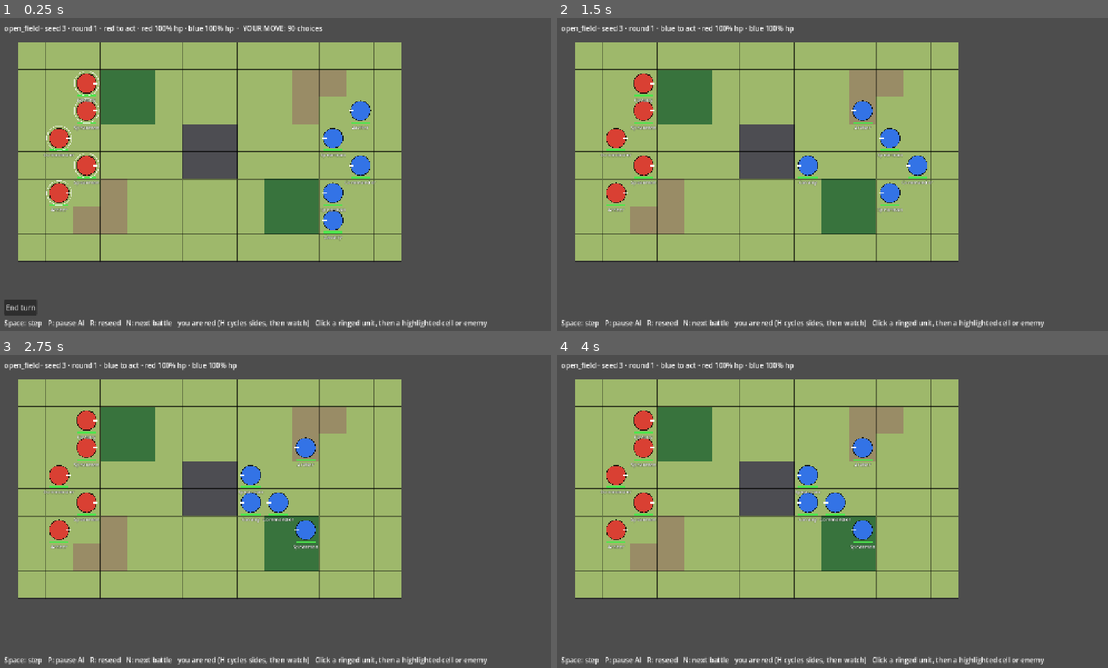
Above: before the commit, frames 1-4 (two rows, left to right).
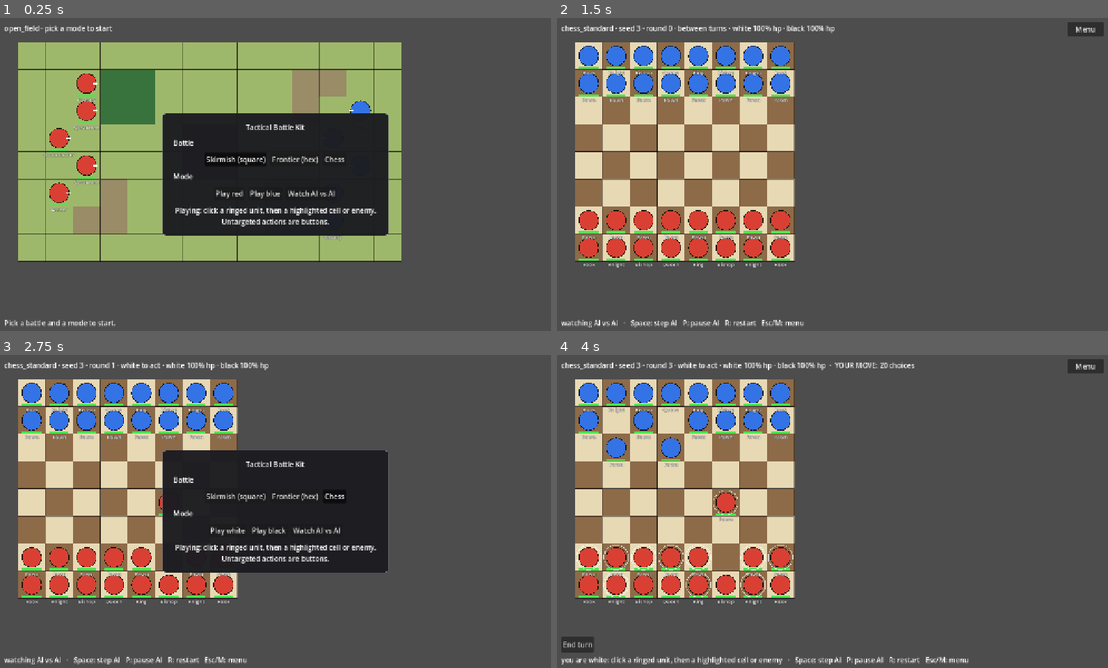
Above: after the commit, the same moments.

Repository: upta/tactical-battle-kit
Game: Godot game, scene res://app/root.tscn
Two runs of this game, one before a commit and one after it. Both use one fixed random seed, a clock stepped at 60 frames per second and the inputs below.
Inputs (mouse positions are in pixels of both pictures, inside the frame that each line leads up to):
- Up to frame 1 (0.25 s): no input
- Up to frame 2 (1.5 s): click "End turn" (after the commit: "Chess") at 0.5 s; click (871, 193) at 1.25 s, where only the run after the commit has a clickable "Watch AI vs AI"
- Up to frame 3 (2.75 s): click (528, 367) at 2 s, where only the run after the commit has a clickable "Menu"
- Up to frame 4 (4 s): click (782, 530) at 2.75 s, where only the run after the commit has a clickable "Play white"; click (579, 642) at 3.5 s, where only the run after the commit has a clickable "End turn"

The runs differ from the first frame. In frame 1, 18% of the frame differs, in the area x 0-89%, y 2-99%; in frame 2, 51%; in frame 3, 50%; in frame 4, 51%, in the area x 0-100%, y 1-99%.

Commit message:
feat(viewer): start menu picks the battle and the mode (play a faction or watch AI vs AI)
Replaces the H-cycling with a modal: battle picker, then Play <faction> or
Watch AI vs AI. Escape or M returns to it, R restarts the same setup,
P pauses the AI. --battle plus --human/--watch still skip the menu for
headless and scripted launches.

Co-Authored-By: Claude Fable 5.1 <noreply@anthropic.com>

Diff:
--- a/src/app/battle_viewer.gd
+++ b/src/app/battle_viewer.gd
@@ -1,26 +1,26 @@
 extends Node2D
 
-# The dev shell's battle viewer: loads an example battle, plays its declared
-# AIs against each other on a timer, or hands one faction to a person, and
-# prints the boot marker the run-game skill greps for. Any battle JSON works:
-# pass `-- --battle res://path.json`, or cycle the bundled examples with N.
-# The first faction is yours by default; H cycles first, second, then watch
-# (AI vs AI); `-- --human <faction>` or `-- --watch` sets it at launch.
+# The dev shell's battle viewer. Opens on a start menu: pick a battle, then
+# play a faction against its AI or watch AI vs AI. Prints the boot marker
+# the run-game skill greps for as soon as a battle is loaded.
 #
-# Space steps one decision, P pauses the AI, R restarts with a new seed.
 # Playing: click one of your ringed units, then a highlighted cell or enemy;
 # actions with no target (wait, entrench, self heals) are buttons in the bar.
 # Click mapping is generic over action params (target_cell, target_unit_id,
 # anchor), so every ruleset is playable with no per-game code here.
-
-const BATTLES: Array[String] = [
-	"res://examples/skirmish/battles/open_field.json",
-	"res://examples/frontier/battles/river_crossing.json",
-	"res://examples/chess/battles/standard.json",
+#
+# Launch flags skip the menu: `-- --battle res://path.json` picks the
+# battle, `-- --human <faction>` or `-- --watch` picks the mode.
+# Keys: Space steps one AI decision, P pauses the AI, R restarts the same
+# setup with a new seed, Escape or M returns to the menu.
+
+const BATTLES: Array[Dictionary] = [
+	{"label": "Skirmish (square)", "path": "res://examples/skirmish/battles/open_field.json"},
+	{"label": "Frontier (hex)", "path": "res://examples/frontier/battles/river_crossing.json"},
+	{"label": "Chess", "path": "res://examples/chess/battles/standard.json"},
 ]
 const BOOT_MARKER := "[Kit] Battle ready: "
 
-@export var autoplay: bool = true
 @export var step_interval: float = 0.5
 
 @onready var _view: BattleView = %BattleView
@@ -29,29 +29,39 @@
 @onready var _hint: Label = %Hint
 @onready var _timer: Timer = %StepTimer
 @onready var _action_bar: HBoxContainer = %ActionBar
-
-var _battle_index: int = 0
+@onready var _menu: PanelContainer = %StartMenu
+@onready var _battle_buttons: HBoxContainer = %BattleButtons
+@onready var _mode_buttons: HBoxContainer = %ModeButtons
+@onready var _menu_button: Button = %MenuButton
+
 var _battle_path: String = ""
+var _human_faction: String = ""
 var _seed: int = 1
 var _stepping: bool = false
-var _human_faction: String = ""
-var _watch_from_args: bool = false
-var _default_applied: bool = false
 var _human: HumanController = null
+var _paused: bool = false
 var _cell_choices: Array[BattleAction] = []
 
 
 func _ready() -> void:
 	_seed = int(Time.get_unix_time_from_system()) % 100000
-	_battle_path = _arg_after("--battle", BATTLES[0])
-	_human_faction = _arg_after("--human", "")
-	_watch_from_args = OS.get_cmdline_user_args().has("--watch") or _human_faction == "none"
 	_timer.wait_time = step_interval
 	_timer.timeout.connect(_on_step_timer)
 	_runner.state_changed.connect(_on_state_changed)
 	_runner.action_applied.connect(_on_action_applied)
 	_runner.battle_ended.connect(_on_battle_ended)
-	_restart()
+	_menu_button.pressed.connect(_open_menu)
+	_build_battle_buttons()
+
+	_battle_path = _arg_after("--battle", BATTLES[0]["path"])
+	_load_battle(_battle_path)
+	var args := OS.get_cmdline_user_args()
+	if args.has("--watch"):
+		_start("")
+	elif args.has("--human"):
+		_start(_arg_after("--human", ""))
+	else:
+		_open_menu()
 
 
 func _arg_after(flag: String, default: String) -> String:
@@ -62,41 +72,105 @@
 	return default
 
 
-func _restart() -> void:
-	_timer.stop()
-	_clear_action_bar()
-	# A step suspended on the previous game's human decision must unwind
-	# before the battle is replaced, or _stepping stays true forever.
-	_runner.abort()
-	if _human != null and _human.is_waiting():
-		_human.submit(null)
-	_stepping = false
-	var state := BattleLoader.load_file(_battle_path)
+# --- Menu ---
+
+
+func _build_battle_buttons() -> void:
+	for entry: Dictionary in BATTLES:
+		var button := Button.new()
+		button.text = str(entry["label"])
+		button.toggle_mode = true
+		button.pressed.connect(func() -> void: _pick_battle(str(entry["path"])))
+		_battle_buttons.add_child(button)
+
+
+func _open_menu() -> void:
+	_stop_game()
+	_menu.visible = true
+	_menu_button.visible = false
+	_refresh_menu()
+
+
+func _pick_battle(path: String) -> void:
+	_battle_path = path
+	_load_battle(path)
+	_refresh_menu()
+
+
+func _refresh_menu() -> void:
+	for i: int in _battle_buttons.get_child_count():
+		var button: Button = _battle_buttons.get_child(i)
+		button.button_pressed = str(BATTLES[i]["path"]) == _battle_path
+	for child: Node in _mode_buttons.get_children():
+		child.queue_free()
+	if _runner.state == null:
+		return
+	for faction: String in _runner.state.factions:
+		var play := Button.new()
+		play.text = "Play %s" % faction
+		play.pressed.connect(func() -> void: _start(faction))
+		_mode_buttons.add_child(play)
+	var watch := Button.new()
+	watch.text = "Watch AI vs AI"
+	watch.pressed.connect(func() -> void: _start(""))
+	_mode_buttons.add_child(watch)
+
+
+# --- Game lifecycle ---
+
+
+## Load and show a battle without starting it.
+func _load_battle(path: String) -> void:
+	_stop_game()
+	var state := BattleLoader.load_file(path)
 	if state == null:
-		_status.text = "Battle failed to load: %s (see the log)" % _battle_path
+		_status.text = "Battle failed to load: %s (see the log)" % path
 		return
 	_runner.setup(state, {}, _seed)
-	if not _default_applied:
-		_default_applied = true
-		if _human_faction.is_empty() and not _watch_from_args and not state.factions.is_empty():
-			_human_faction = state.factions[0]
-	_human = null
-	if not _human_faction.is_empty() and state.factions.has(_human_faction):
-		_human = HumanController.new()
-		_human.decision_requested.connect(_on_decision_requested)
-		_runner.set_controller(_human_faction, _human)
 	_view.state = state
 	_view.clear_choices()
 	_view.cell_size = _fit_cell_size(state)
 	_view.position = Vector2(48, 56)
+	_status.text = "%s · pick a mode to start" % state.battle_id
+	print(BOOT_MARKER + state.battle_id)
+
+
+## Unwind a step suspended on a human decision and stop the AI timer, so the
+## battle can be replaced or restarted safely.
+func _stop_game() -> void:
+	_timer.stop()
+	_clear_action_bar()
+	_runner.abort()
+	if _human != null and _human.is_waiting():
+		_human.submit(null)
+	_human = null
+	_stepping = false
+
+
+## Start the loaded battle: [param human_faction] on the mouse, "" to watch.
+func _start(human_faction: String) -> void:
+	if _runner.state == null:
+		return
+	_human_faction = human_faction if _runner.state.factions.has(human_faction) else ""
+	_menu.visible = false
+	_menu_button.visible = true
+	_paused = false
+	_stop_game()
+	if not _human_faction.is_empty():
+		_human = HumanController.new()
+		_human.decision_requested.connect(_on_decision_requested)
+		_runner.set_controller(_human_faction, _human)
 	_hint.text = _controls_text()
-	# With a person playing, the AI side always runs on the timer and the
-	# first decision is requested immediately; P only pauses AI-vs-AI games.
-	if autoplay or _human != null:
-		_timer.start()
+	_timer.start()
+	_on_state_changed(_runner.state)
 	if _human != null:
 		_step()
-	print(BOOT_MARKER + state.battle_id)
+
+
+func _restart_same() -> void:
+	_seed += 1
+	_load_battle(_battle_path)
+	_start(_human_faction)
 
 
 func _fit_cell_size(state: BattleState) -> int:
@@ -106,41 +180,29 @@
 
 
 func _controls_text() -> String:
-	var you := "watching AI vs AI (H to play)" if _human == null else "you are %s (H cycles sides, then watch)" % _human_faction
-	return "Space: step   P: pause AI   R: reseed   N: next battle   %s   Click a ringed unit, then a highlighted cell or enemy" % you
+	var mode := "watching AI vs AI" if _human == null else "you are %s: click a ringed unit, then a highlighted cell or enemy" % _human_faction
+	return "%s   ·   Space: step AI   P: pause AI   R: restart   Esc/M: menu" % mode
 
 
 func _unhandled_input(event: InputEvent) -> void:
+	if _menu.visible:
+		return
 	if event is InputEventMouseButton and event.pressed and event.button_index == MOUSE_BUTTON_LEFT:
 		_handle_click(_view.cell_at_position(_view.get_local_mouse_position()))
 		return
 	if event.is_action_pressed("sim_step"):
 		_step()
 	elif event.is_action_pressed("sim_play"):
-		autoplay = not autoplay
-		if (autoplay or _human != null) and _runner.is_running():
+		_paused = not _paused
+		if _paused:
+			_timer.stop()
+		elif _runner.is_running():
 			_timer.start()
-		else:
-			_timer.stop()
+		_hint.text = _controls_text() + ("   (AI paused)" if _paused else "")
 	elif event.is_action_pressed("sim_restart"):
-		_seed += 1
-		_restart()
-	elif event.is_action_pressed("sim_next_battle"):
-		_battle_index = (_battle_index + 1) % BATTLES.size()
-		_battle_path = BATTLES[_battle_index]
-		_default_applied = false
-		_human_faction = ""
-		_restart()
-	elif event.is_action_pressed("sim_toggle_human"):
-		_cycle_human()
-		_restart()
-
-
-func _cycle_human() -> void:
-	var factions := _runner.state.factions if _runner.state != null else []
-	var index := factions.find(_human_faction)
-	index += 1
-	_human_faction = factions[index] if index < factions.size() else ""
+		_restart_same()
+	elif event.is_action_pressed("sim_menu") or event.is_action_pressed("ui_cancel"):
+		_open_menu()
 
 
 # --- Stepping ---
@@ -164,6 +226,8 @@
 
 func _on_state_changed(state: BattleState) -> void:
 	_view.refresh()
+	if _menu.visible:
+		return
 	var turn := state.current_turn
 	var turn_text := "%s to act" % turn.faction if turn != null else "between turns"
 	var shares: Array[String] = []
@@ -179,7 +243,8 @@
 	_clear_action_bar()
 	_view.clear_choices()
 	var verdict := "draw" if outcome.is_draw() else "%s wins" % outcome.winner
-	_status.text += "  ·  %s (%s). R restarts, N next battle." % [verdict, outcome.reason]
+	_status.text += "  ·  %s (%s)" % [verdict, outcome.reason]
+	_hint.text = "Battle over.   R: play again   Esc/M: menu"
 
 
 # --- Human play ---
--- a/src/app/battle_viewer.tscn
+++ b/src/app/battle_viewer.tscn
@@ -1,8 +1,20 @@
-[gd_scene load_steps=4 format=3]
+[gd_scene load_steps=5 format=3]
 
 [ext_resource type="Script" path="res://app/battle_viewer.gd" id="1"]
 [ext_resource type="PackedScene" path="res://addons/tactical_battle_kit/view/battle_view.tscn" id="2"]
 [ext_resource type="Script" path="res://addons/tactical_battle_kit/view/battle_runner.gd" id="3"]
+
+[sub_resource type="StyleBoxFlat" id="menu_panel"]
+bg_color = Color(0.11, 0.11, 0.13, 0.97)
+border_width_left = 1
+border_width_top = 1
+border_width_right = 1
+border_width_bottom = 1
+border_color = Color(0.45, 0.45, 0.5, 1)
+corner_radius_top_left = 8
+corner_radius_top_right = 8
+corner_radius_bottom_right = 8
+corner_radius_bottom_left = 8
 
 [node name="BattleViewer" type="Node2D"]
 script = ExtResource("1")
@@ -24,9 +36,18 @@
 unique_name_in_owner = true
 offset_left = 16.0
 offset_top = 12.0
-offset_right = 1264.0
+offset_right = 1160.0
 offset_bottom = 40.0
 text = "Loading..."
+
+[node name="MenuButton" type="Button" parent="UI"]
+unique_name_in_owner = true
+visible = false
+offset_left = 1180.0
+offset_top = 10.0
+offset_right = 1264.0
+offset_bottom = 42.0
+text = "Menu"
 
 [node name="ActionBar" type="HBoxContainer" parent="UI"]
 unique_name_in_owner = true
@@ -42,4 +63,61 @@
 offset_top = 690.0
 offset_right = 1264.0
 offset_bottom = 712.0
-text = "Space: step   P: autoplay   R: reseed   N: next battle   H: play a side"
+text = "Pick a battle and a mode to start."
+
+[node name="StartMenu" type="PanelContainer" parent="UI"]
+unique_name_in_owner = true
+anchors_preset = 8
+anchor_left = 0.5
+anchor_top = 0.5
+anchor_right = 0.5
+anchor_bottom = 0.5
+offset_left = -260.0
+offset_top = -120.0
+offset_right = 260.0
+offset_bottom = 120.0
+grow_horizontal = 2
+grow_vertical = 2
+theme_override_styles/panel = SubResource("menu_panel")
+
+[node name="MarginContainer" type="MarginContainer" parent="UI/StartMenu"]
+layout_mode = 2
+theme_override_constants/margin_left = 24
+theme_override_constants/margin_top = 20
+theme_override_constants/margin_right = 24
+theme_override_constants/margin_bottom = 20
+
+[node name="VBox" type="VBoxContainer" parent="UI/StartMenu/MarginContainer"]
+layout_mode = 2
+theme_override_constants/separation = 12
+
+[node name="Title" type="Label" parent="UI/StartMenu/MarginContainer/VBox"]
+layout_mode = 2
+text = "Tactical Battle Kit"
+horizontal_alignment = 1
+
+[node name="BattleLabel" type="Label" parent="UI/StartMenu/MarginContainer/VBox"]
+layout_mode = 2
+text = "Battle"
+
+[node name="BattleButtons" type="HBoxContainer" parent="UI/StartMenu/MarginContainer/VBox"]
+unique_name_in_owner = true
+layout_mode = 2
+theme_override_constants/separation = 8
+alignment = 1
+
+[node name="ModeLabel" type="Label" parent="UI/StartMenu/MarginContainer/VBox"]
+layout_mode = 2
+text = "Mode"
+
+[node name="ModeButtons" type="HBoxContainer" parent="UI/StartMenu/MarginContainer/VBox"]
+unique_name_in_owner = true
+layout_mode = 2
+theme_override_constants/separation = 8
+alignment = 1
+
+[node name="Help" type="Label" parent="UI/StartMenu/MarginContainer/VBox"]
+layout_mode = 2
+text = "Playing: click a ringed unit, then a highlighted cell or enemy. Untargeted actions are buttons."
+horizontal_alignment = 1
+autowrap_mode = 2
--- a/src/app/root.gd
+++ b/src/app/root.gd
@@ -12,7 +12,7 @@
 	"sim_play": KEY_P,
 	"sim_restart": KEY_R,
 	"sim_next_battle": KEY_N,
-	"sim_toggle_human": KEY_H,
+	"sim_menu": KEY_M,
 	"sim_submit": KEY_ENTER,
 }
 
Not shown, changed: .claude/skills/run-game/SKILL.md
Not shown, changed: ARCHITECTURE.md
Not shown, changed: README.md
